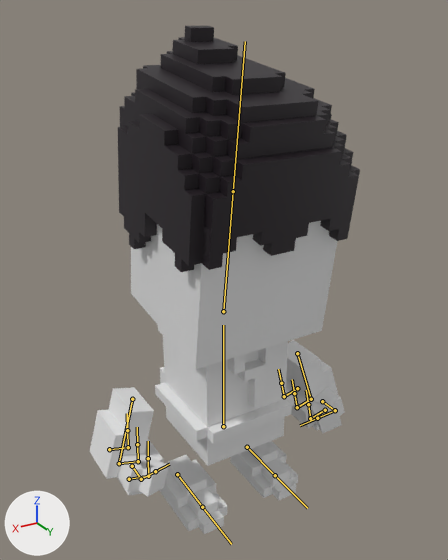
Before and after pictures for a commit that changed the FBX model Assets/Art/Models/Characters/Player/Adventurer - Base/adventurer.fbx.
Before and after are seen from a 50 mm lens placed at (2.48, 4.13, 4.2), pointed at (-0.02, -0.02, 2.12). Every picture has the same lights, and +X, +Y and +Z are marked at lower left. Both versions are drawn at frame 11 of the action 'Armature|Idle'; the numbers are the values there. The bones that bend it are drawn over the model as lines.

In view in the first picture: 'Body', 'Head', 'hair_back_spike'.
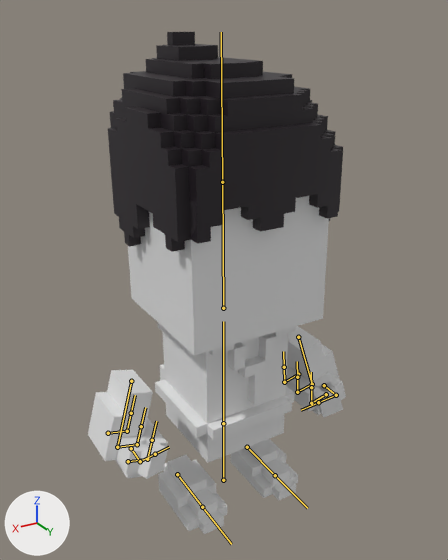
Changed parts and their boxes (x1, y1, x2, y2) in the pictures (448 x 560 px):
'hair_back_spike', posed (11% shorter): before (118, 26, 360, 272); after (108, 32, 343, 252)
'Body', posed: before (90, 326, 345, 534); after (88, 323, 346, 534)
'Head', posed: before (131, 221, 337, 369); after (128, 196, 329, 355)
bone 'Body', root to tip: before (223, 426) to (223, 325); after (223, 423) to (223, 321)
bone 'Head', root to tip: before (223, 311) to (233, 191); after (223, 308) to (222, 182)
bone 'Hand.L', root to tip: before (297, 353) to (311, 399); after (298, 337) to (312, 384)
bone 'Pinky.02.L', root to tip: before (284, 396) to (281, 383); after (284, 382) to (284, 367)
bone 'Middle.02.L', root to tip: before (297, 407) to (294, 393); after (297, 392) to (297, 377)
bone 'Index.02.L', root to tip: before (310, 418) to (308, 404); after (311, 403) to (311, 387)
bone 'Hand.R', root to tip: before (132, 399) to (119, 463); after (131, 381) to (117, 447)
bone 'Pinky.02.R', root to tip: before (128, 447) to (127, 430); after (127, 431) to (131, 413)
bone 'Middle.02.R', root to tip: before (138, 461) to (137, 444); after (137, 444) to (141, 426)
bone 'Index.02.R', root to tip: before (148, 476) to (148, 458); after (147, 459) to (152, 440)

What the commit changed:
Bone 'Body' (bone_body) moves from (0.0, -0.064, 0.0) to (0.0, -0.031, 0.0).
Bone 'Head' (bone_head) turns from (0, 0, -8) to (0, -1, 1) degrees about its own x, y and z.
Bone 'Hand.L' (bone_hand_l) moves from (0.045, 0.198, -0.231) to (0.045, 0.198, -0.087).
Bone 'Pinky.02.L' (bone_pinky_02_l) turns from (-89, 0, 0) to (-97, 0, 0) degrees about its own x, y and z.
Bone 'Middle.02.L' (bone_middle_02_l) turns from (-89, 0, 0) to (-97, 0, 0) degrees about its own x, y and z.
Bone 'Index.02.L' (bone_index_02_l) turns from (-89, 0, 0) to (-97, 0, 0) degrees about its own x, y and z.
Bone 'Hand.R' (bone_hand_r) moves from (-0.005, 0.281, -0.186) to (-0.005, 0.281, -0.042).
Bone 'Pinky.02.R' (bone_pinky_02_r) turns from (-104, 0, 0) to (-90, 0, 0) degrees about its own x, y and z.
Bone 'Middle.02.R' (bone_middle_02_r) turns from (-104, 0, 0) to (-90, 0, 0) degrees about its own x, y and z.
Bone 'Index.02.R' (bone_index_02_r) turns from (-104, 0, 0) to (-90, 0, 0) degrees about its own x, y and z.
